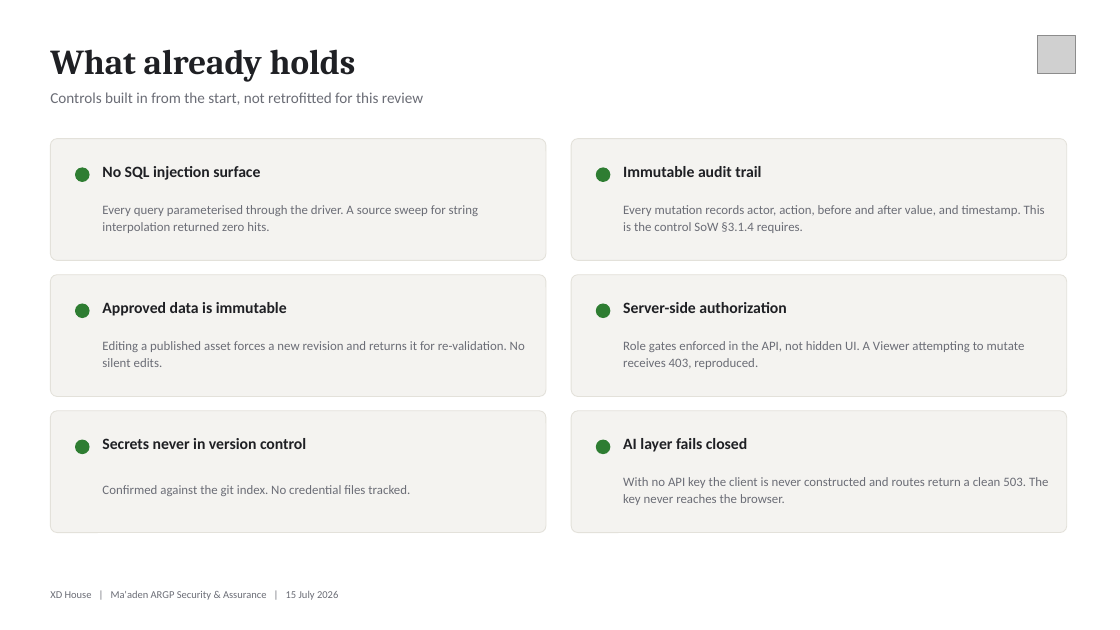
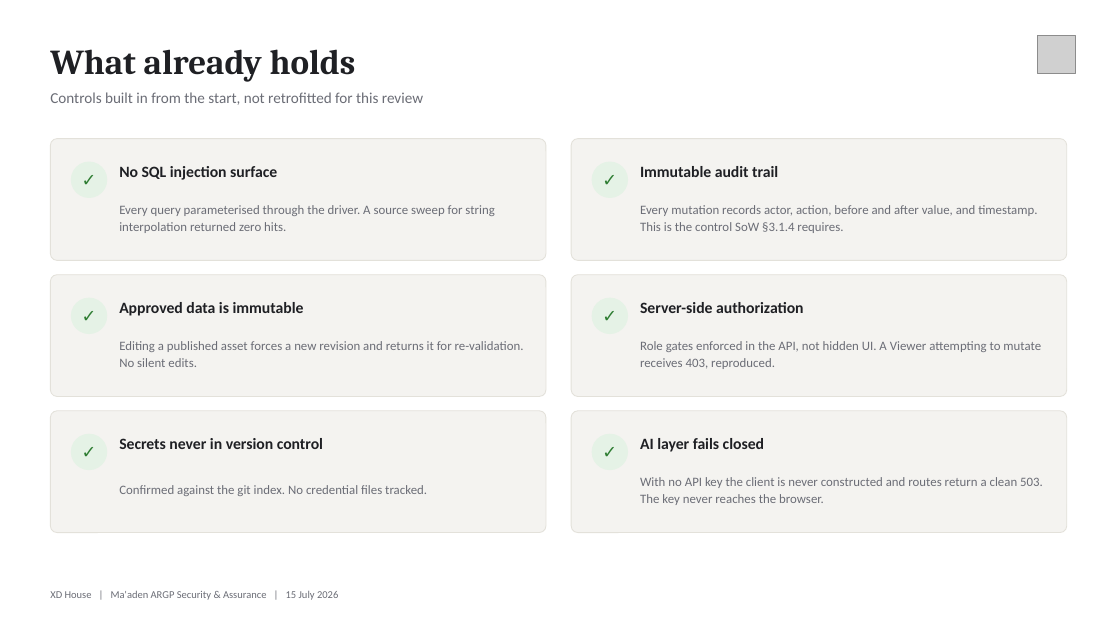
Before and after one commit to XDH-AngelBalilo/XDH_Maaden, a slide deck: slide 6 of RFQ Doc/2026.07.15 Security Pack/Maaden ARGP - Security & Assurance.pptx. Drawn at 1120x630 pixels with LibreOffice and Linux fonts; fonts in the diff are those of the drawing; grey boxes stand for pictures. Boxes give left, top, right and bottom in pixels: in the first picture for what was removed or moved away, otherwise in the second. Text is boxed around its words. In the diff, an @@ line names an element or a change of style, - is before the commit and + after.

```diff
--- a/RFQ Doc/2026.07.15 Security Pack/Maaden ARGP - Security & Assurance.pptx
+++ b/RFQ Doc/2026.07.15 Security Pack/Maaden ARGP - Security & Assurance.pptx
@@ ellipse: place and size @@
-ellipse at bbox=[76, 168, 89, 181]
+ellipse at bbox=[71, 162, 107, 197]
@@ text added at bbox=[71, 162, 107, 197], 15.1 pt, text #2E7D32, bold @@
+✓
@@ text "No SQL injection surface": place and size @@
-text "No SQL injection surface" at bbox=[102, 166, 260, 180]
+text "No SQL injection surface" at bbox=[119, 166, 277, 180]
@@ ellipse: place and size @@
-ellipse at bbox=[597, 168, 610, 181]
+ellipse at bbox=[592, 162, 628, 197]
@@ text added at bbox=[592, 162, 628, 197], 15.1 pt, text #2E7D32, bold @@
+✓
@@ text "Immutable audit trail": place and size @@
-text "Immutable audit trail" at bbox=[623, 166, 761, 177]
+text "Immutable audit trail" at bbox=[640, 166, 778, 177]
@@ text "Every query parameterised through the ...": place and size @@
-text "Every query parameterised through the ..." at bbox=[102, 205, 478, 233]
+text "Every query parameterised through the ..." at bbox=[119, 205, 494, 233]
@@ text "Every mutation records actor, action, ..." rewrapped from bbox=[623, 205, 1045, 233] to bbox=[640, 205, 1037, 233] @@
@@ ellipse: place and size @@
-ellipse at bbox=[76, 304, 89, 318]
+ellipse at bbox=[71, 298, 107, 334]
@@ text added at bbox=[71, 298, 107, 334], 15.1 pt, text #2E7D32, bold @@
+✓
@@ text "Approved data is immutable": place and size @@
-text "Approved data is immutable" at bbox=[102, 302, 287, 316]
+text "Approved data is immutable" at bbox=[119, 302, 304, 316]
@@ ellipse: place and size @@
-ellipse at bbox=[597, 304, 610, 318]
+ellipse at bbox=[592, 298, 628, 334]
@@ text added at bbox=[592, 298, 628, 334], 15.1 pt, text #2E7D32, bold @@
+✓
@@ text "Server-side authorization": place and size @@
-text "Server-side authorization" at bbox=[623, 302, 786, 313]
+text "Server-side authorization" at bbox=[640, 302, 803, 313]
@@ text "Editing a published asset forces ..." rewrapped from bbox=[102, 341, 525, 367] to bbox=[119, 341, 524, 367] @@
@@ text "Role gates enforced in the ...": place and size @@
-text "Role gates enforced in the ..." at bbox=[623, 341, 1025, 369]
+text "Role gates enforced in the ..." at bbox=[640, 341, 1041, 369]
@@ fill #2E7D32 to #E5F2E6; outline #2E7D32 1 pt to #E5F2E6 1 pt in 6 elements at bbox=[592, 298, 628, 334], bbox=[592, 434, 628, 470], bbox=[71, 162, 107, 197], bbox=[592, 162, 628, 197], bbox=[71, 298, 107, 334], bbox=[71, 434, 107, 470] @@
@@ ellipse: place and size @@
-ellipse at bbox=[76, 440, 89, 454]
+ellipse at bbox=[71, 434, 107, 470]
@@ text added at bbox=[71, 434, 107, 470], 15.1 pt, text #2E7D32, bold @@
+✓
@@ text "Secrets never in version control": place and size @@
-text "Secrets never in version control" at bbox=[102, 438, 306, 449]
+text "Secrets never in version control" at bbox=[119, 438, 323, 449]
@@ ellipse: place and size @@
-ellipse at bbox=[597, 440, 610, 454]
+ellipse at bbox=[592, 434, 628, 470]
@@ text added at bbox=[592, 434, 628, 470], 15.1 pt, text #2E7D32, bold @@
+✓
@@ text "AI layer fails closed": place and size @@
-text "AI layer fails closed" at bbox=[623, 438, 747, 452]
+text "AI layer fails closed" at bbox=[640, 438, 764, 452]
@@ text "Confirmed against the git index. ...": place and size @@
-text "Confirmed against the git index. ..." at bbox=[102, 485, 410, 496]
+text "Confirmed against the git index. ..." at bbox=[119, 485, 427, 496]
@@ text "With no API key the ..." rewrapped from bbox=[623, 477, 1048, 505] to bbox=[640, 477, 1043, 505] @@
```
Also in this commit, not shown: 2 other slides changed.
